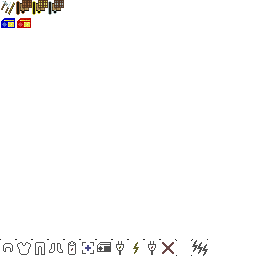
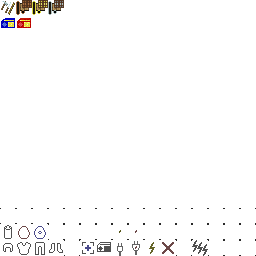
Two versions of the same layered image (256×256). Layer-by-layer changes:
painted on "Background" over <box>0,18,256,256</box>
